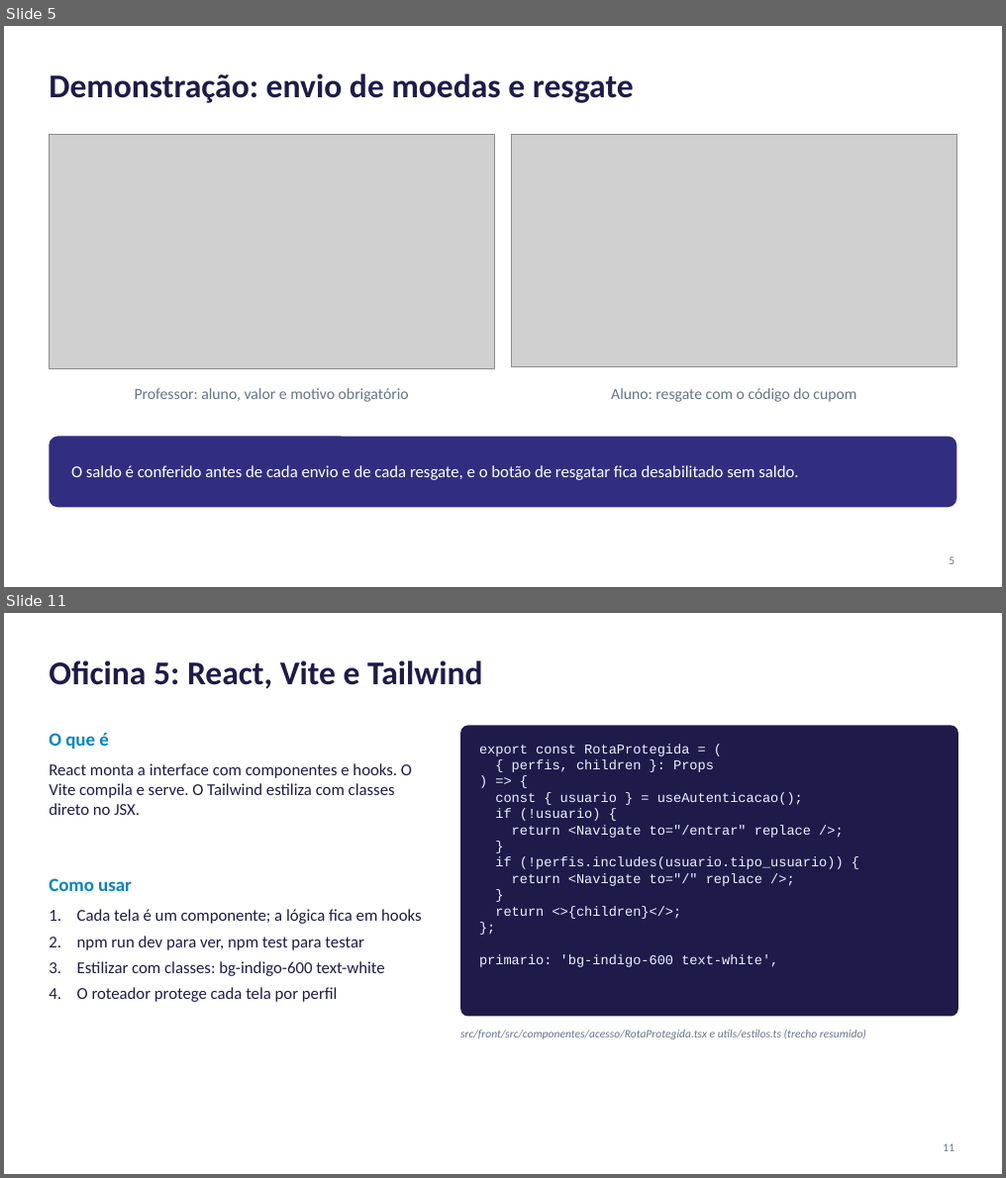
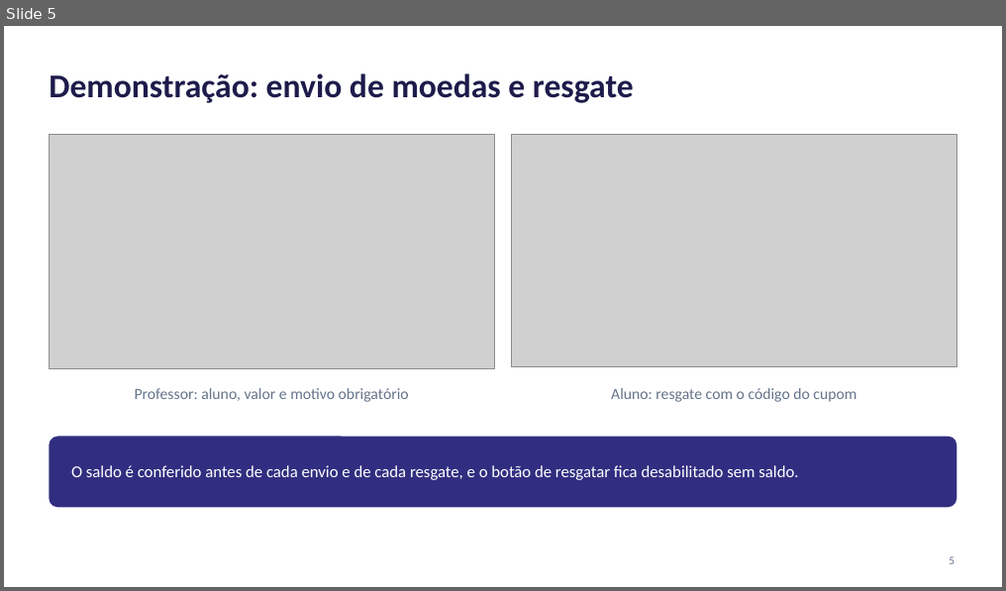
Before and after one commit to lucaslmchaves/sistema-moeda-estudantil, a slide deck: docs/apresentacao/Lab03S03-Apresentacao.pptx. Shown one above the other, each under a label of ours: slides 5 and 11 before the commit, slide 5 after it; the slides between them are not shown. The pictures are 1006x1178 and 1006x591 pixels, drawn with LibreOffice and Linux fonts; fonts in the diff are those of the drawing; grey boxes stand for pictures. Boxes give left, top, right and bottom in pixels: in the first picture for what was removed or moved away, otherwise in the second. Text is boxed around its words. In the diff, an @@ line names an element or a change of style, - is before the commit and + after.

Commit message:
docs: refaz os slides com a oficina das tecnologias por camada do MVC

```diff
--- a/docs/apresentacao/Lab03S03-Apresentacao.pptx
+++ b/docs/apresentacao/Lab03S03-Apresentacao.pptx
@@ slide 11 removed at [4,613,1002,1174], background #FFFFFF @@
@@ title removed at [49,661,482,689] @@
-Oficina 5: React, Vite e Tailwind
@@ rounded rectangle removed at [460,725,958,1017] @@
@@ text removed at [49,733,109,749] @@
-O que é
@@ text removed at [479,744,844,967] @@
-export const RotaProtegida = (
-{ perfis, children }: Props
-) => {
-const { usuario } = useAutenticacao();
-if (!usuario) {
-return <Navigate to="/entrar" replace />;
-}
-if (!perfis.includes(usuario.tipo_usuario)) {
-return <Navigate to="/" replace />;
-}
-return <>{children}</>;
-};
-primario: 'bg-indigo-600 text-white',
@@ text removed at [49,763,412,815] @@
-React monta a interface com componentes e hooks. O Vite compila e serve. O Tailwind estiliza com classes direto no JSX.
@@ text removed at [49,878,132,891] @@
-Como usar
@@ text removed at [77,909,421,1002] @@
-1. Cada tela é um componente; a lógica fica em hooks
-2. npm run dev para ver, npm test para testar
-3. Estilizar com classes: bg-indigo-600 text-white
-4. O roteador protege cada tela por perfil
@@ text removed at [460,1030,866,1040] @@
-src/front/src/componentes/acesso/RotaProtegida.tsx e utils/estilos.ts (trecho resumido)
@@ page number removed at [943,1144,954,1152] @@
-11
```
Also in this commit, not shown: 3 slides changed, 9 slides added, 5 other slides removed, 1 other file.
